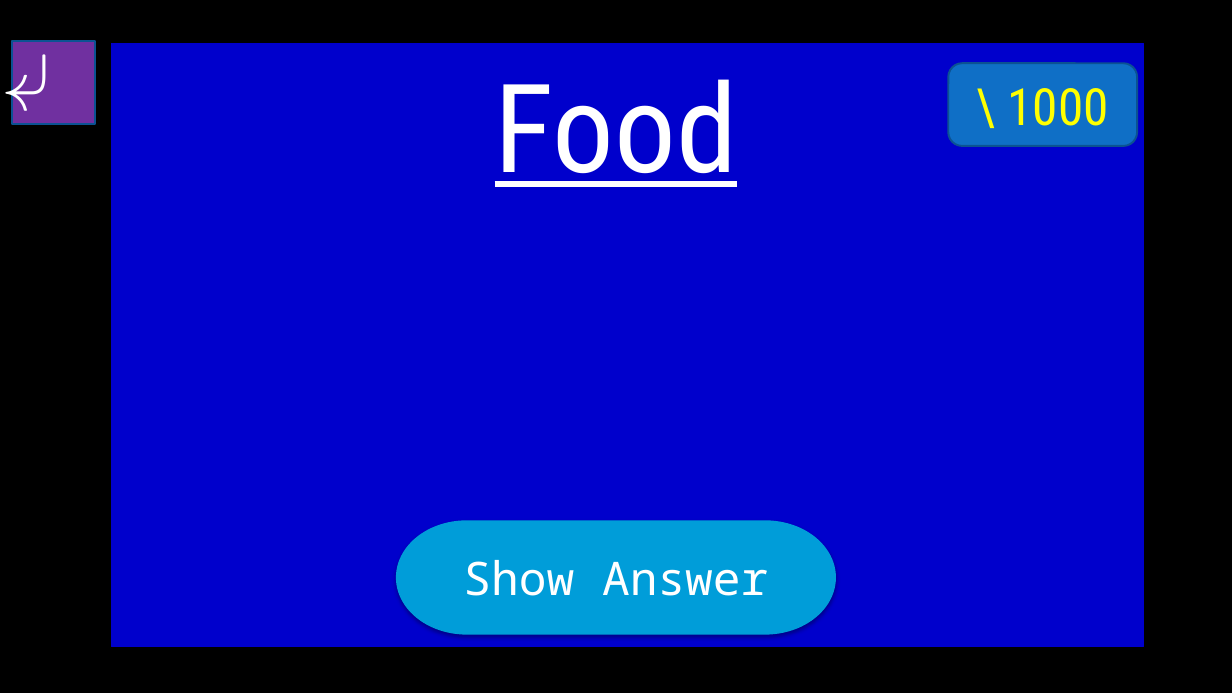
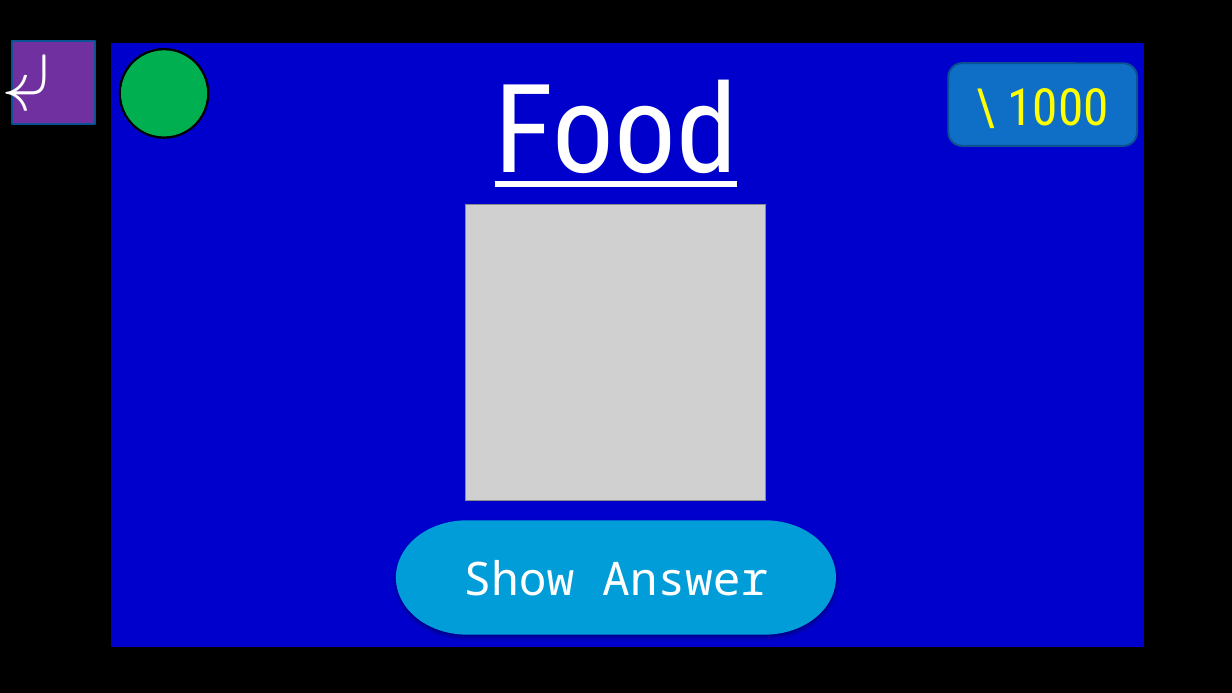
Before and after one commit to Gurichi/ALT_Materials, a slide deck: slide 21 of Jeopardy 5th Grade.pptx. Drawn at 1232x693 pixels with LibreOffice and Linux fonts; fonts in the diff are those of the drawing; grey boxes stand for pictures; background and template pictures are left out. Boxes give left, top, right and bottom in pixels: in the first picture for what was removed or moved away, otherwise in the second. Text is boxed around its words. In the diff, an @@ line names an element or a change of style, - is before the commit and + after.

```diff
--- a/Jeopardy 5th Grade.pptx
+++ b/Jeopardy 5th Grade.pptx
@@ ellipse added at (120,49,209,138), fill #00B050, outline #000000 1.5 pt @@
@@ ellipse added at (120,49,209,138), outline #000000 1.5 pt @@
@@ picture added at (466,204,766,501) @@
```
Also in this commit, not shown: 40 other slides changed.
